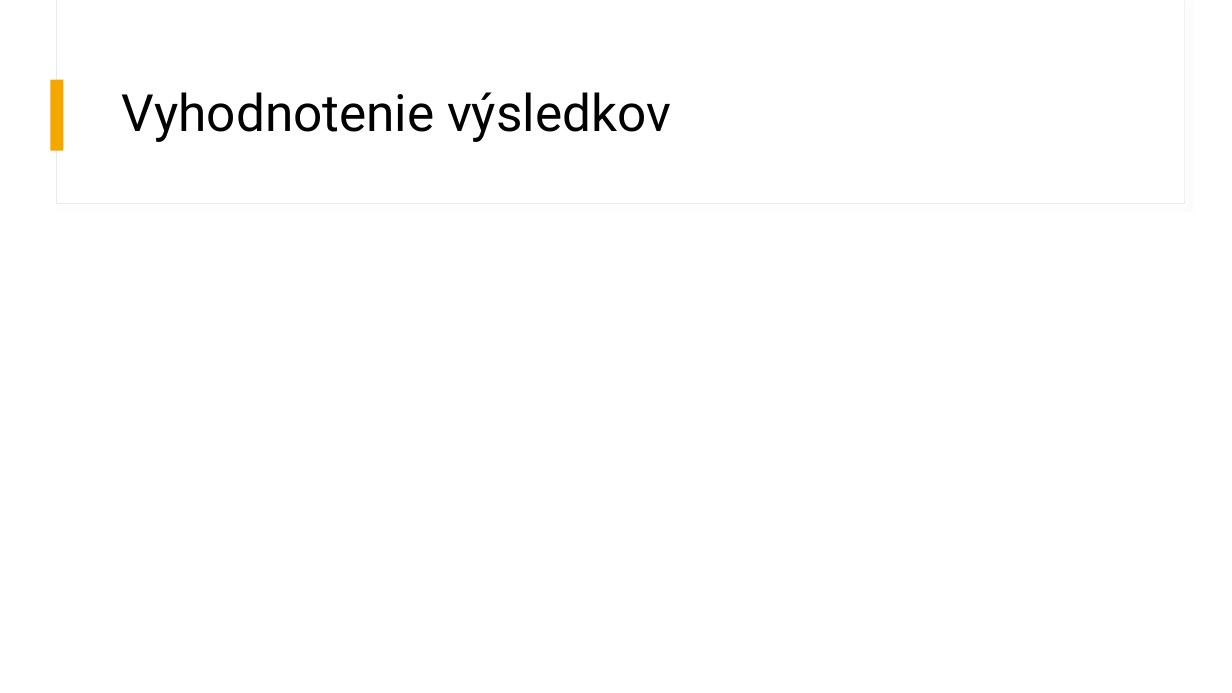
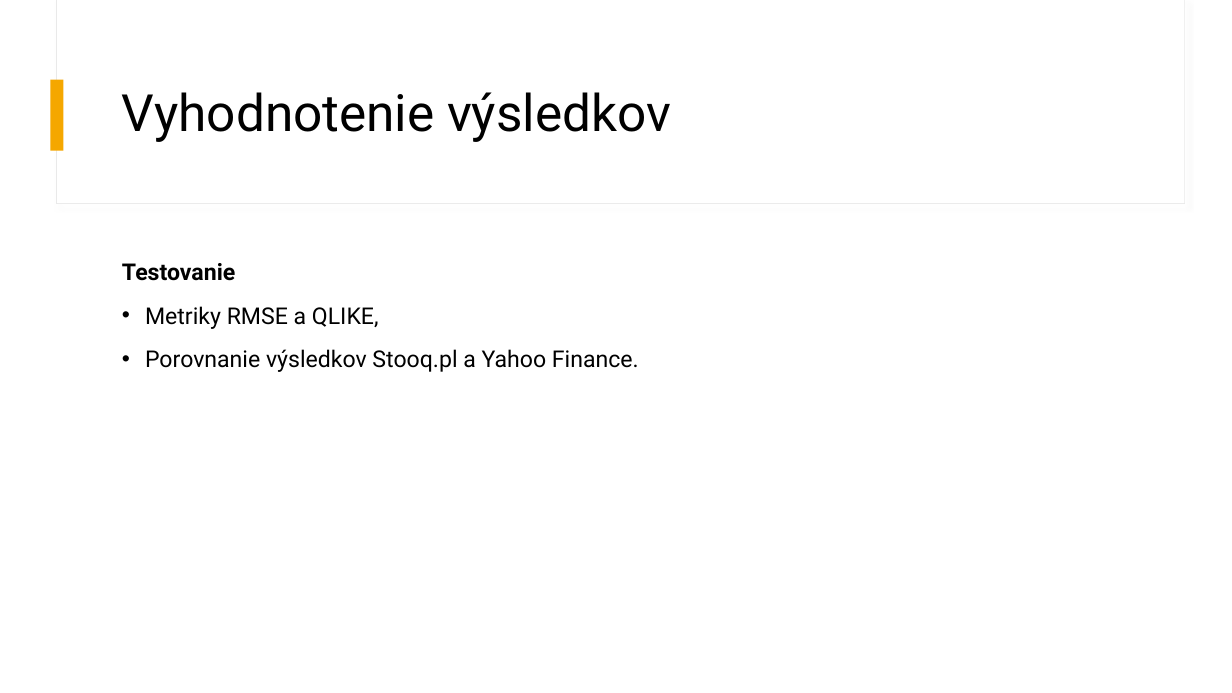
Before and after one commit to MatejLuzak/Identification-of-Patterns-of-Stock-Market-Volatility-in-the-USA-China-and-Europe-Using-AI-Methods, a slide deck: slide 9 of Identifikácia vzorov v časových radoch pre komparáciu volatility.pptx. Drawn at 1232x693 pixels with LibreOffice and Linux fonts; fonts in the diff are those of the drawing. Boxes give left, top, right and bottom in pixels: in the first picture for what was removed or moved away, otherwise in the second. Text is boxed around its words. In the diff, an @@ line names an element or a change of style, - is before the commit and + after.

```diff
--- a/Identifikácia vzorov v časových radoch pre komparáciu volatility.pptx
+++ b/Identifikácia vzorov v časových radoch pre komparáciu volatility.pptx
@@ text added at [122,263,639,372], 18 pt, text #000000 @@
+Testovanie
+• Metriky RMSE a QLIKE,
+• Porovnanie výsledkov Stooq.pl a Yahoo Finance.
```
Also in this commit, not shown: 6 other slides changed, 1 slide removed, 1 other file.
